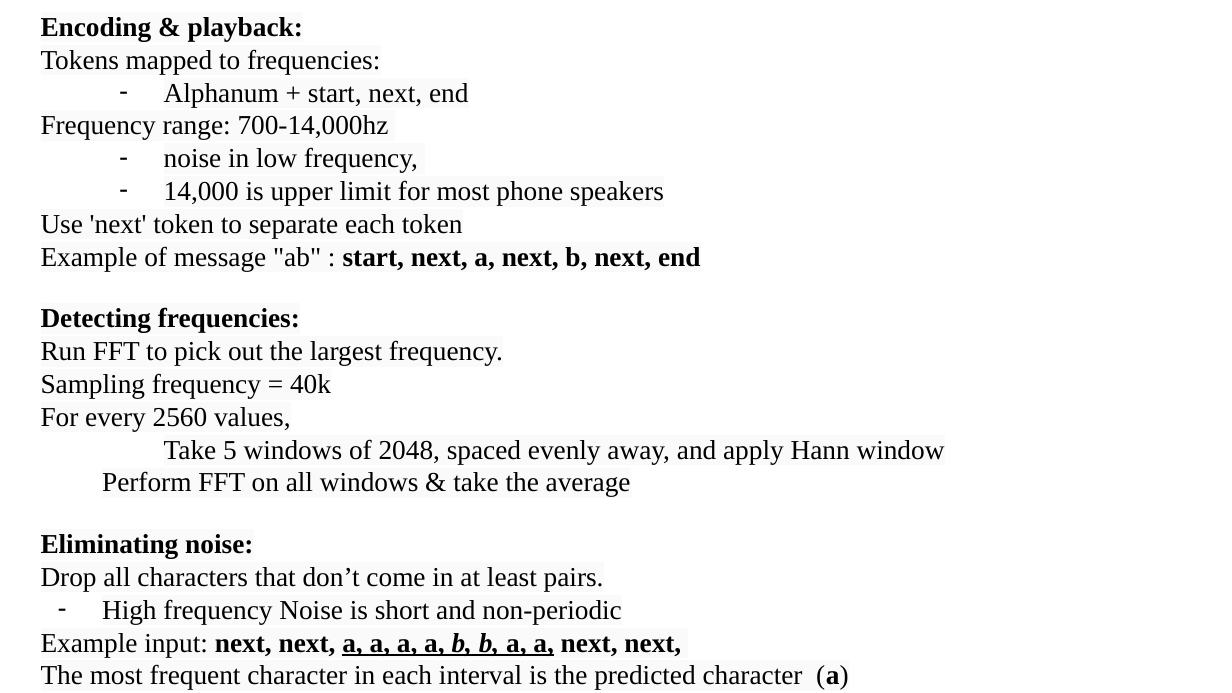
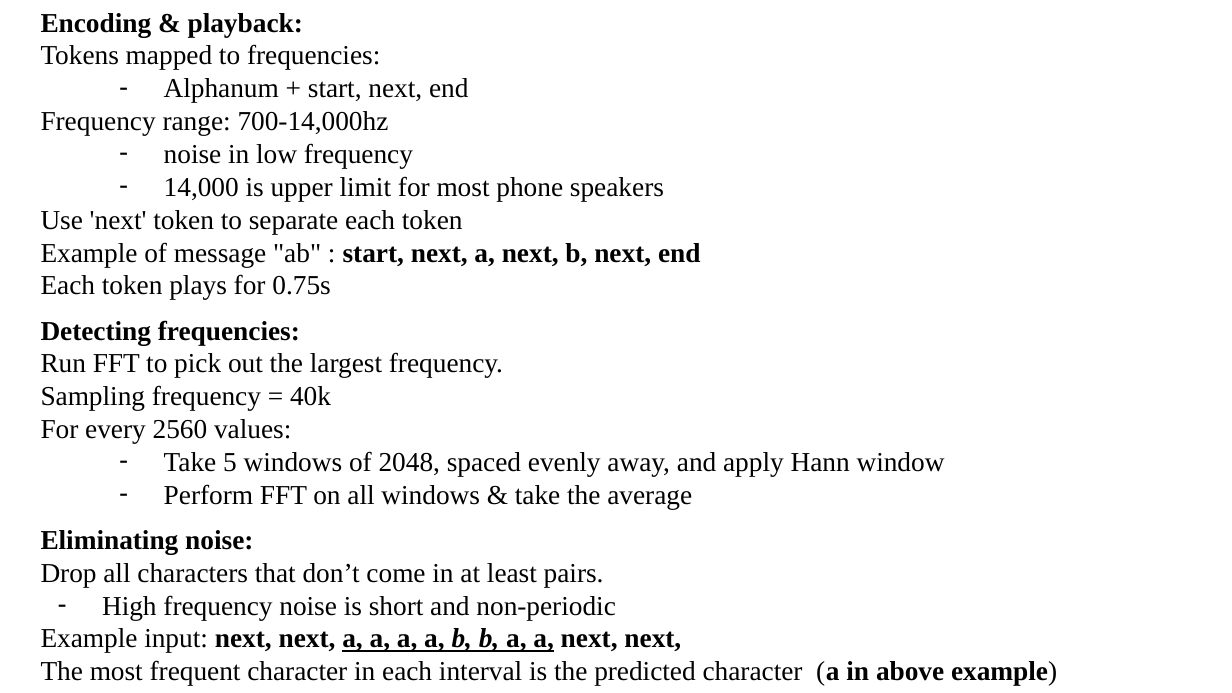
Before and after one commit to alexfjw/CS3218_Project, a slide deck: slide 1 of 1slide_writeup.pptx. Drawn at 1232x693 pixels with LibreOffice and Linux fonts; fonts in the diff are those of the drawing. Boxes give left, top, right and bottom in pixels: in the first picture for what was removed or moved away, otherwise in the second. Text is boxed around its words. In the diff, an @@ line names an element or a change of style, - is before the commit and + after.

Commit message:
edited ppt

```diff
--- a/1slide_writeup.pptx
+++ b/1slide_writeup.pptx
@@ text at [41,78,945,652]: highlight #FAFAFA to none in "Encoding & playback:", "Tokens mapped to frequencies:", "Alphanum + start, next, end", "Frequency range: 700-14,000hz" and 11 more places; bullet none to - @@
@@ text at [164,143,413,168]: text changed @@
-– noise in low frequency,
+– noise in low frequency
@@ text at [41,274,330,299]: paragraph added @@
+Each token plays for 0.75s
@@ text at [41,419,291,443]: text changed @@
-For every 2560 values,
+For every 2560 values:
@@ text at [102,595,615,620]: text changed @@
-– High frequency Noise is short and non-periodic
+– High frequency noise is short and non-periodic
@@ text at [41,660,1057,685]: text changed @@
-The most frequent character in each interval is the predicted character (a)
+The most frequent character in each interval is the predicted character (a in above example)
```
